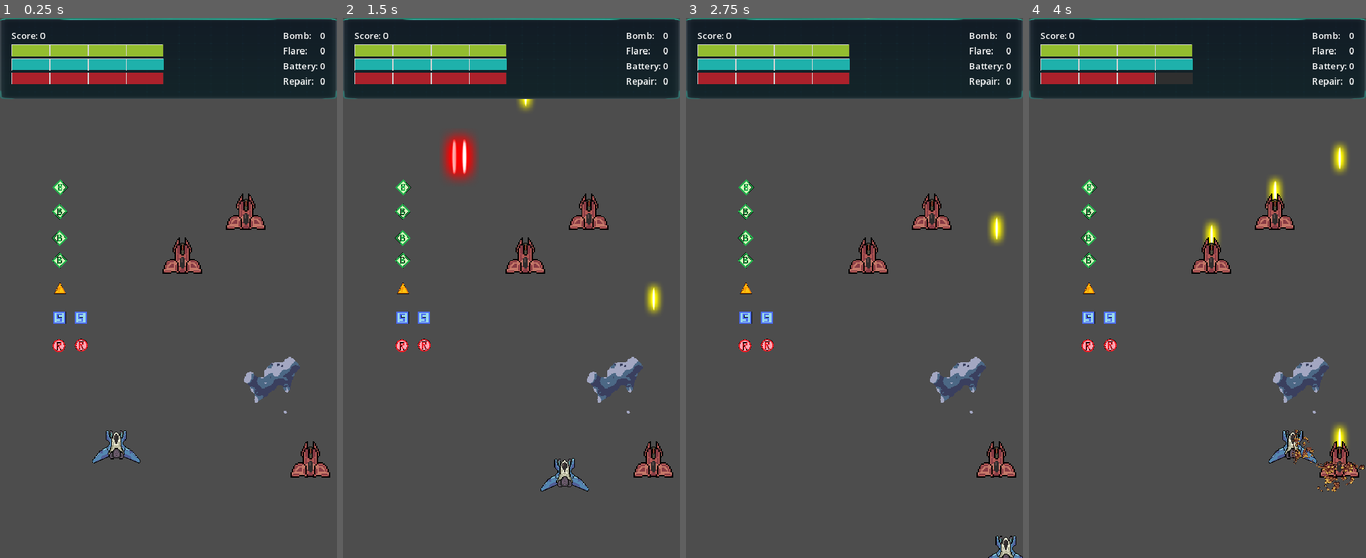
Above: before the commit, frames 1-4 (left to right).
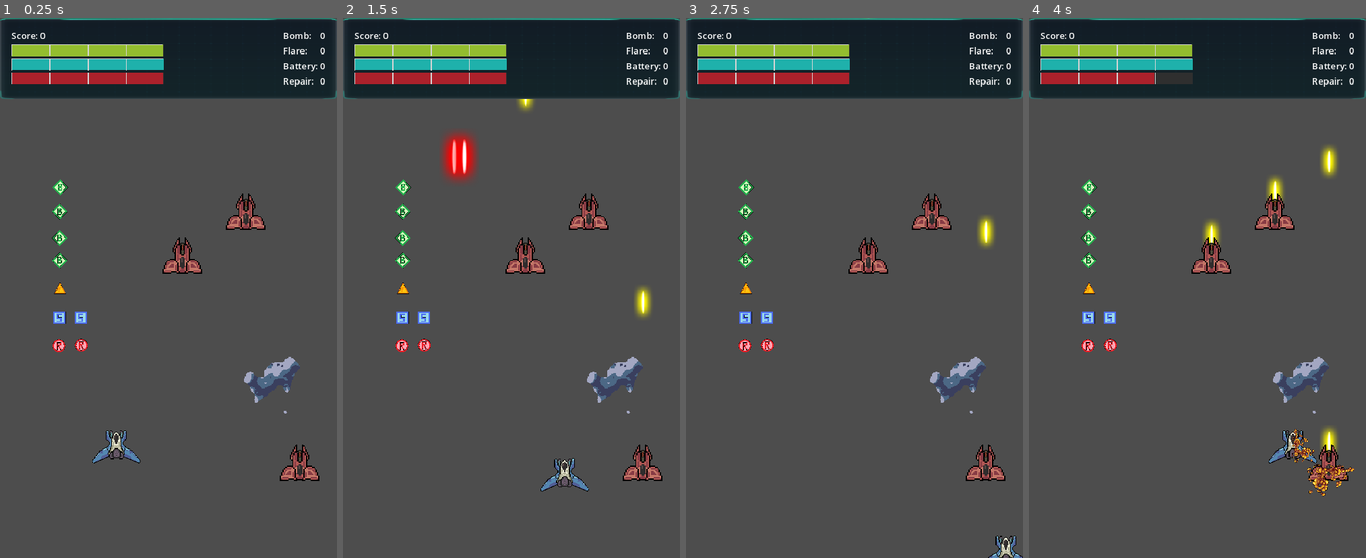
Above: after the commit, the same moments.

Repository: tkm404/godot_space_game_draft_3
Game: Godot game, scene res://Scenes/MainGame/main_game.tscn
Same seed, same stepped clock (60 frames per second), same inputs: the game is played once before the commit and once after it.
Inputs:
- Up to frame 1 (0.25 s): no input
- Up to frame 2 (1.5 s): tap Enter at 0.5 s; hold D (right) 0.53-1.28 s; hold Space (shoot) 0.53-1.28 s; hold S (down) from 1.28 s (still down); tap F (use_battery) at 1.35 s
- Up to frame 3 (2.75 s): release S (down) at 2.03 s; hold D (right) from 2.03 s (still down); hold C (use_bomb) from 2.03 s (still down)
- Up to frame 4 (4 s): release D (right) at 2.78 s; release C (use_bomb) at 2.78 s; hold W (up) 2.78-3.53 s; tap V (use_flare) at 2.85 s; hold A (left) from 3.53 s (still down); hold R (use_repair) from 3.53 s (still down)

The runs differ from the first frame. In frame 1, 0.6% of the frame differs, in the area x 83-98%, y 78-86%; in frame 2, 1.0%; in frame 3, 1.0%; in frame 4, 1.6%, in the area x 78-100%, y 23-89%.

Commit message:
reposition third enemy. Scratch head about inconsistent line of sight.

Diff:
--- a/Scenes/MainGame/main_game.tscn
+++ b/Scenes/MainGame/main_game.tscn
@@ -68,7 +68,7 @@
 position = Vector2(144, 533)
 
 [node name="enemy_fighter3" parent="." instance=ExtResource("5_v0tgt")]
-position = Vector2(553, 790)
+position = Vector2(534, 796)
 
 [connection signal="hull_changed" from="Player" to="ui" method="_on_player_hull_changed"]
 [connection signal="shield_changed" from="Player" to="ui" method="_on_player_shield_changed"]
